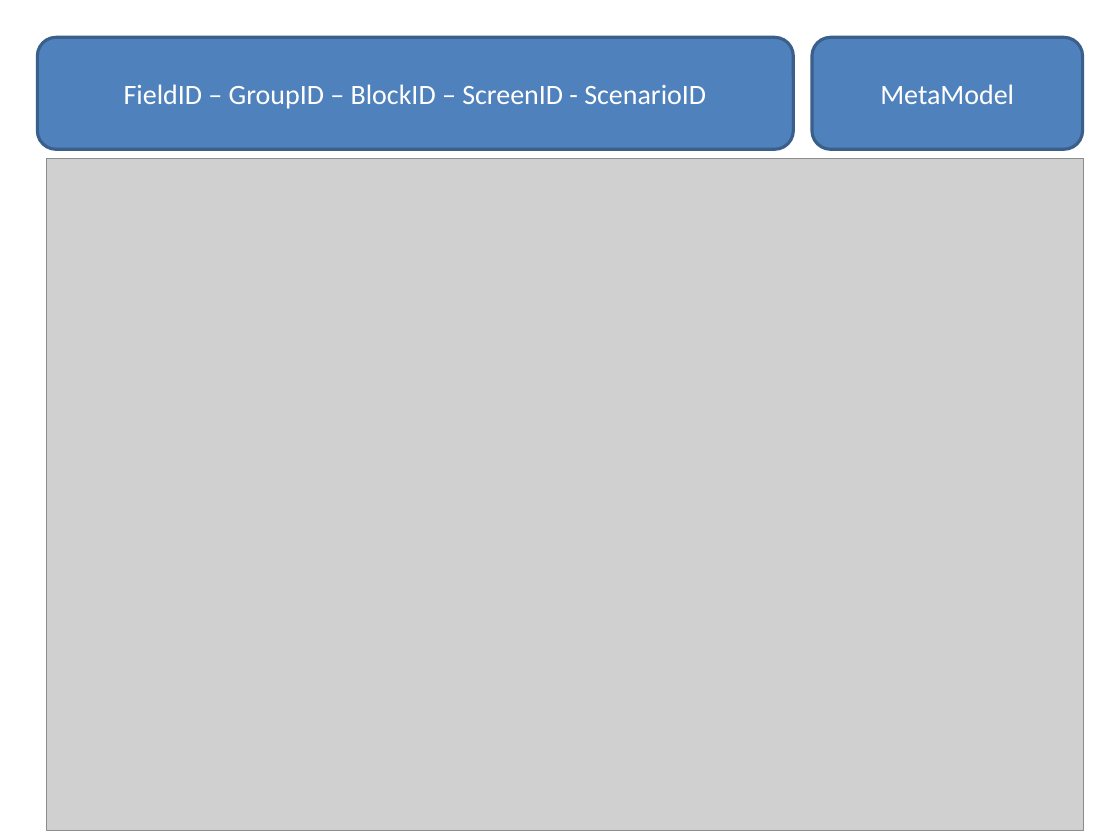
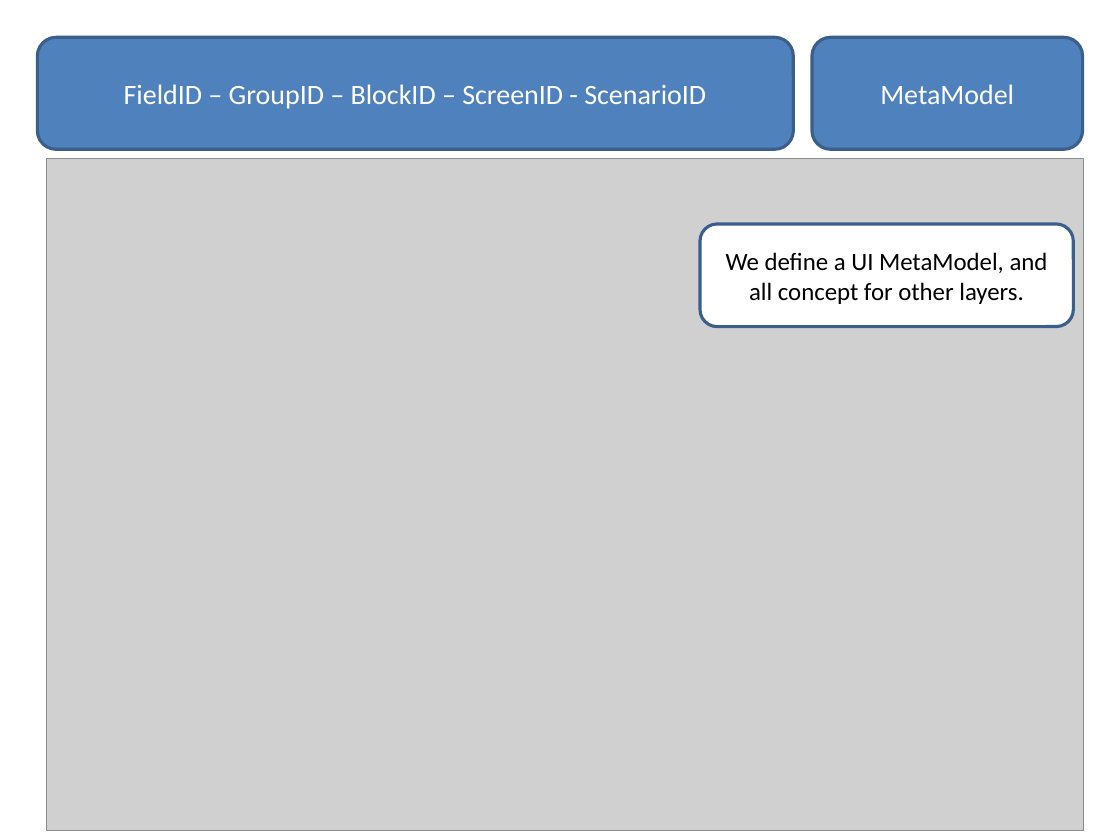
Before and after one commit to lesfurets/mdl4ui, a slide deck: slide 14 of mdl4ui-docs/mdl4ui_cg2013.pptx. Drawn at 1120x840 pixels with LibreOffice and Linux fonts; fonts in the diff are those of the drawing; grey boxes stand for pictures. Boxes give left, top, right and bottom in pixels: in the first picture for what was removed or moved away, otherwise in the second. Text is boxed around its words. In the diff, an @@ line names an element or a change of style, - is before the commit and + after.

```diff
--- a/mdl4ui-docs/mdl4ui_cg2013.pptx
+++ b/mdl4ui-docs/mdl4ui_cg2013.pptx
@@ rounded rectangle added at [700, 224, 1073, 327], fill #FFFFFF, outline #3A5F8C 2 pt, 16 pt, text #000000 @@
+We define a UI MetaModel, and all concept for other layers.
```
Also in this commit, not shown: 2 other slides changed.
